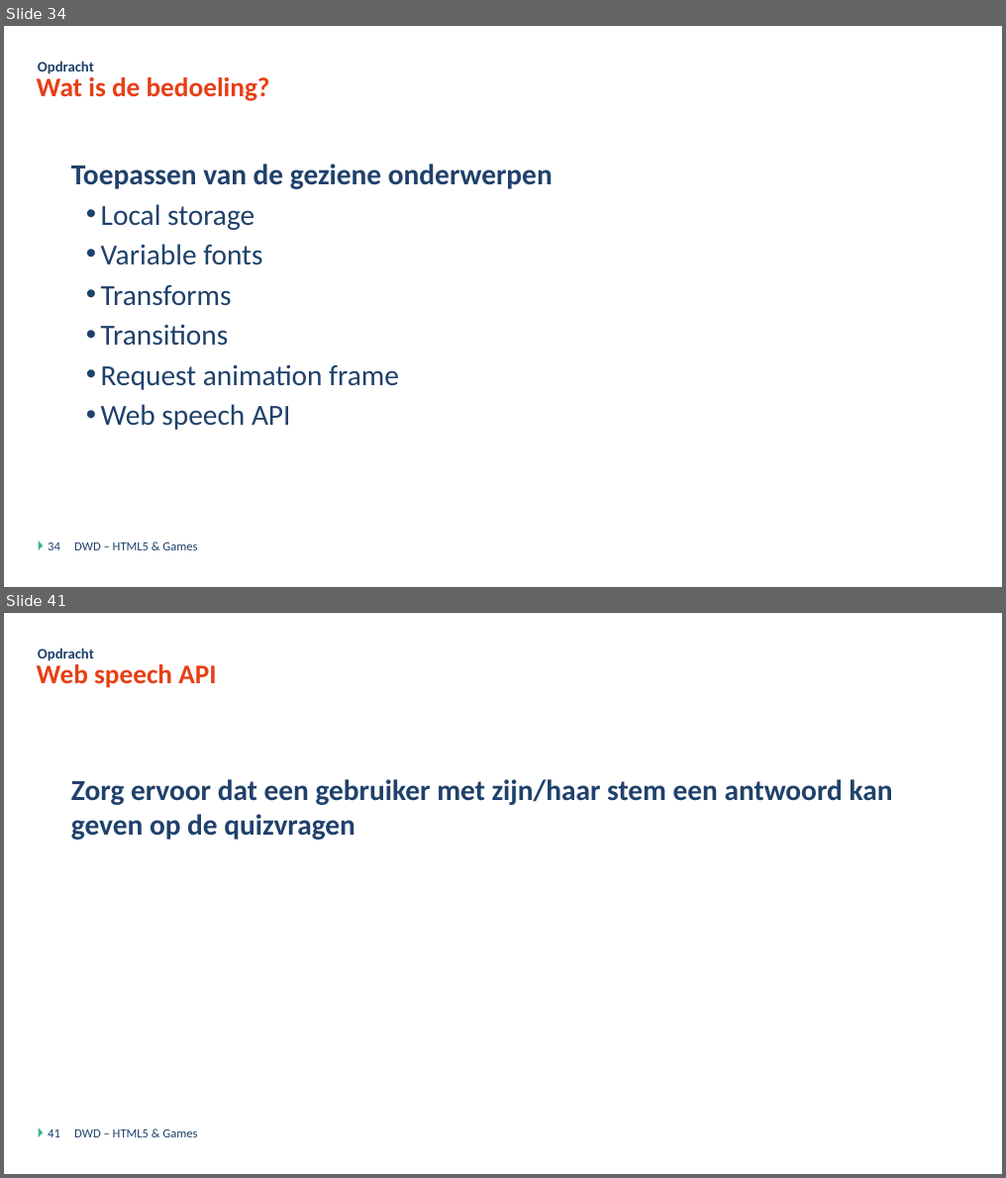
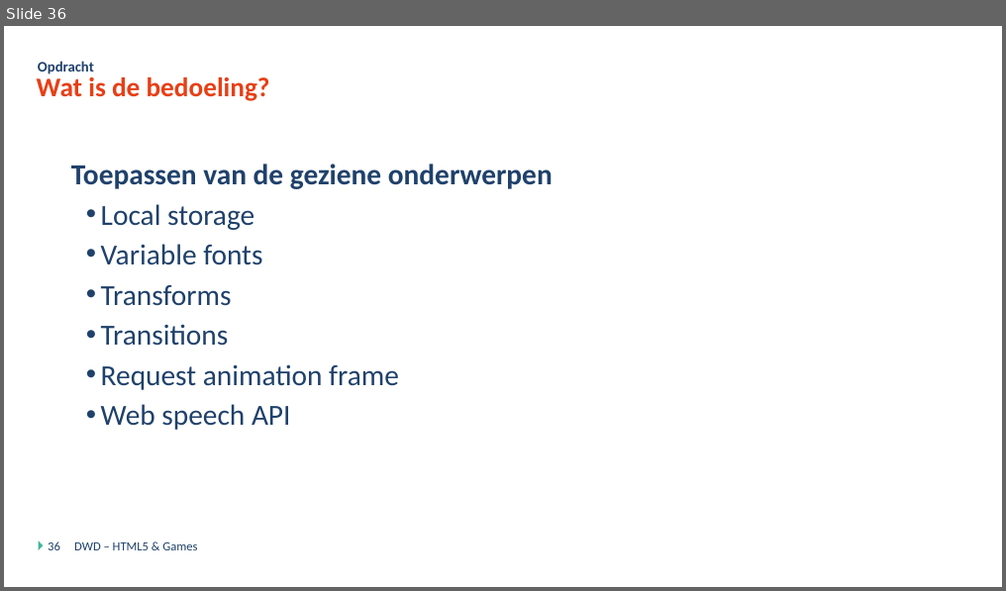
Before and after one commit to DmitriyVdE/Odisee_Bru_Dyn_Web_Dev_Opdracht, a slide deck: DWD - Javascript Games - Theorie.pptx. Shown one above the other, each under a label of ours: slides 34 and 41 before the commit, slide 36 after it; the slides between them are not shown. The pictures are 1006x1178 and 1006x591 pixels, drawn with LibreOffice and Linux fonts; fonts in the diff are those of the drawing; background and template pictures are left out. Boxes give left, top, right and bottom in pixels: in the first picture for what was removed or moved away, otherwise in the second. Text is boxed around its words. In the diff, an @@ line names an element or a change of style, - is before the commit and + after.

```diff
--- a/DWD - Javascript Games - Theorie.pptx
+++ b/DWD - Javascript Games - Theorie.pptx
@@ slide 41 removed at [4, 613, 1002, 1174], background #FFFFFF; not listed: 1 template element that a slide beside it also shows @@
@@ title removed at [37, 664, 216, 688] @@
-Web speech API
@@ text removed at [38, 648, 94, 662] @@
-Opdracht
@@ text removed at [71, 779, 893, 840] @@
-Zorg ervoor dat een gebruiker met zijn/haar stem een antwoord kan geven op de quizvragen
@@ page number removed at [48, 1130, 60, 1138] @@
-41
@@ text removed at [74, 1130, 197, 1138] @@
-DWD – HTML5 & Games
@@ what was slide 34 is now slide 36 @@
@@ page number at [48, 542, 60, 551]: text changed @@
-34
+36
```
Also in this commit, not shown: 3 slides changed, 1 slide added, 5 other slides removed, 17 other files.
